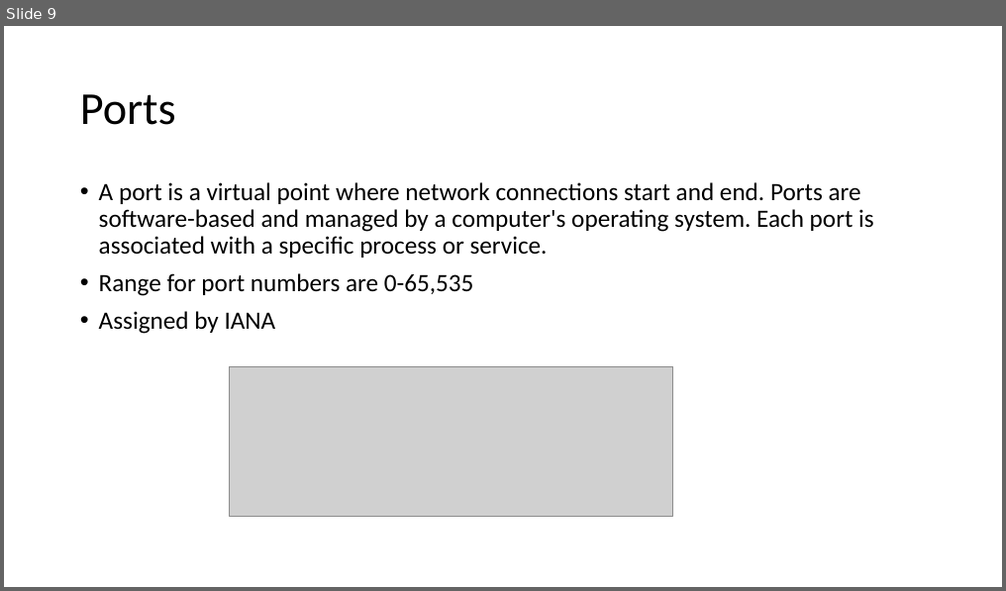
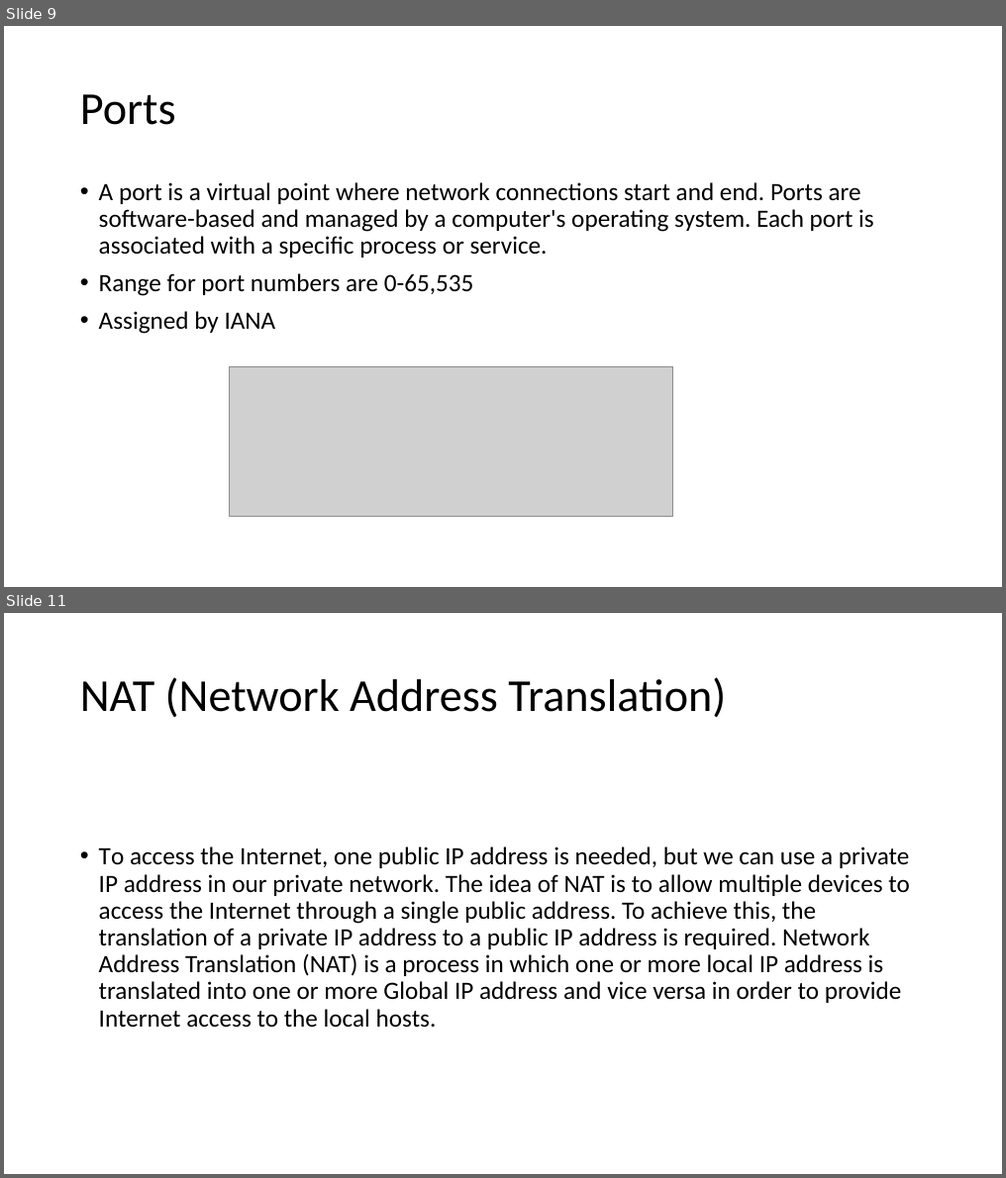
Before and after one commit to keskinadem/NetworkCryptology, a slide deck: Network/NetworkAdem.pptx. Shown one above the other, each under a label of ours: slide 9 before the commit, slides 9 and 11 after it; the slides between them are not shown. The pictures are 1006x591 and 1006x1178 pixels, drawn with LibreOffice and Linux fonts; fonts in the diff are those of the drawing; grey boxes stand for pictures. Boxes give left, top, right and bottom in pixels: in the first picture for what was removed or moved away, otherwise in the second. Text is boxed around its words. In the diff, an @@ line names an element or a change of style, - is before the commit and + after.

```diff
--- a/Network/NetworkAdem.pptx
+++ b/Network/NetworkAdem.pptx
@@ slide 11 added at [4, 613, 1002, 1174], background #FFFFFF @@
@@ title added at [80, 677, 726, 718], 44 pt, text #000000 @@
+NAT (Network Address Translation)
@@ text added at [99, 847, 910, 1028], 24 pt, text #000000 @@
+• To access the Internet, one public IP address is needed, but we can use a private IP address in our private network. The idea of NAT is to allow multiple devices to access the Internet through a single public address. To achieve this, the translation of a private IP address to a public IP address is required. Network Address Translation (NAT) is a process in which one or more local IP address is translated into one or more Global IP address and vice versa in order to provide Internet access to the local hosts.
```
Also in this commit, not shown: 1 slide changed, 1 other slide added.
